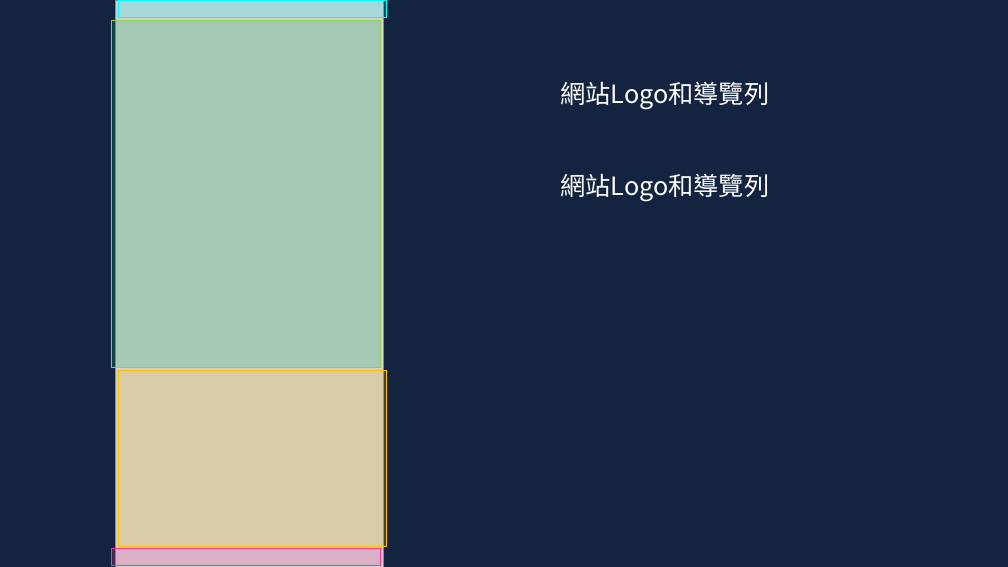
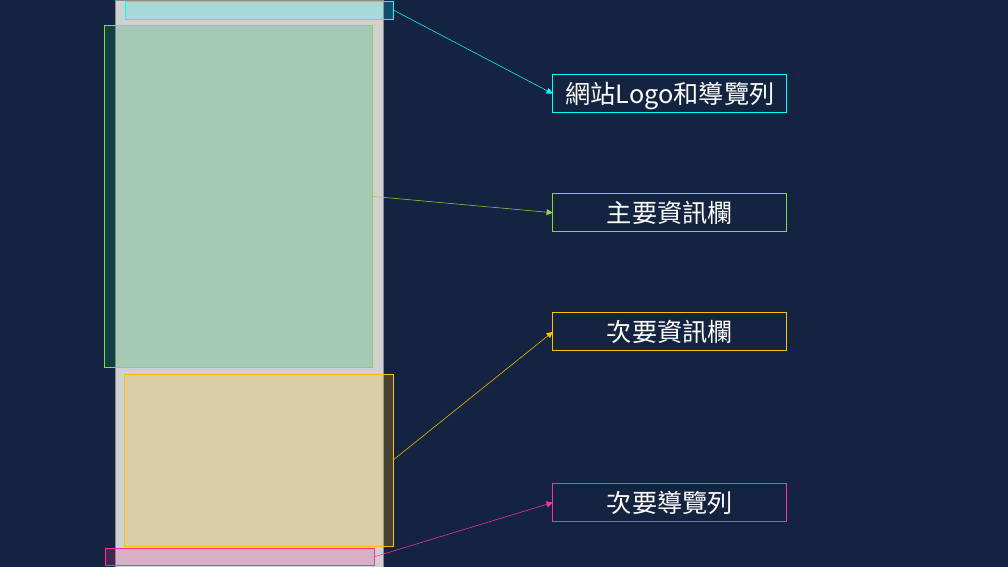
Before and after one commit to leonasdev/WebMidProject, a slide deck: slide 7 of 企劃書.pptx. Drawn at 1008x567 pixels with LibreOffice and Linux fonts; fonts in the diff are those of the drawing; grey boxes stand for pictures. Boxes give left, top, right and bottom in pixels: in the first picture for what was removed or moved away, otherwise in the second. Text is boxed around its words. In the diff, an @@ line names an element or a change of style, - is before the commit and + after.

```diff
--- a/企劃書.pptx
+++ b/企劃書.pptx
@@ rectangle: place and size @@
-rectangle at [112, 20, 380, 368]
+rectangle at [104, 26, 373, 368]
@@ rectangle: place and size @@
-rectangle at [119, 0, 387, 17]
+rectangle at [126, 2, 394, 19]
@@ arrow added from (394, 10) to (553, 94), #00FFFF 0.5 pt @@
@@ rectangle "網站Logo和導覽列": place and size @@
-rectangle "網站Logo和導覽列" at [560, 81, 769, 110]
+rectangle "網站Logo和導覽列" at [553, 75, 787, 113]
@@ rectangle "網站Logo和導覽列" at [553, 75, 787, 113]: alignment left to centre; outline none to #00FFFF 0.75 pt @@
@@ arrow added from (373, 197) to (553, 212), #92D050 0.5 pt @@
@@ rectangle "主要資訊欄": place and size @@
-rectangle "主要資訊欄" at [560, 173, 769, 202]
+rectangle "主要資訊欄" at [553, 194, 787, 231]
@@ rectangle "主要資訊欄" at [553, 194, 787, 231]: outline none to #92D050 0.75 pt @@
@@ text in rectangle at [607, 201, 733, 224]: text changed @@
-網站Logo和導覽列
+主要資訊欄
@@ rectangle added at [553, 313, 787, 351], outline #FFC000 0.75 pt, 24 pt, text #FFFFFF @@
+次要資訊欄
@@ arrow added from (393, 461) to (553, 332), #FFC000 0.5 pt @@
@@ rectangle: place and size @@
-rectangle at [119, 370, 387, 547]
+rectangle at [125, 374, 393, 547]
@@ arrow added from (374, 557) to (553, 503), #FF3399 0.5 pt @@
@@ rectangle added at [553, 483, 787, 521], outline #FF3399 0.75 pt, 24 pt, text #FFFFFF @@
+次要導覽列
@@ rectangle: place and size @@
-rectangle at [112, 548, 380, 566]
+rectangle at [106, 548, 374, 566]
```
Also in this commit, not shown: 8 other slides changed.
